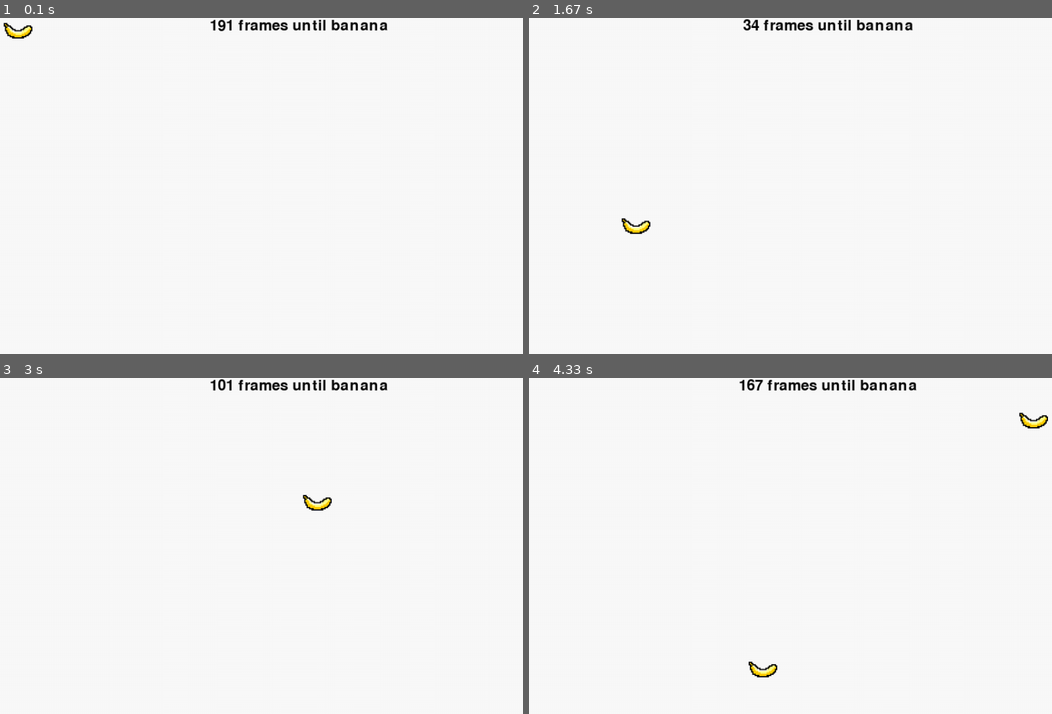
Above: before the commit, frames 1-4 (two rows, left to right).
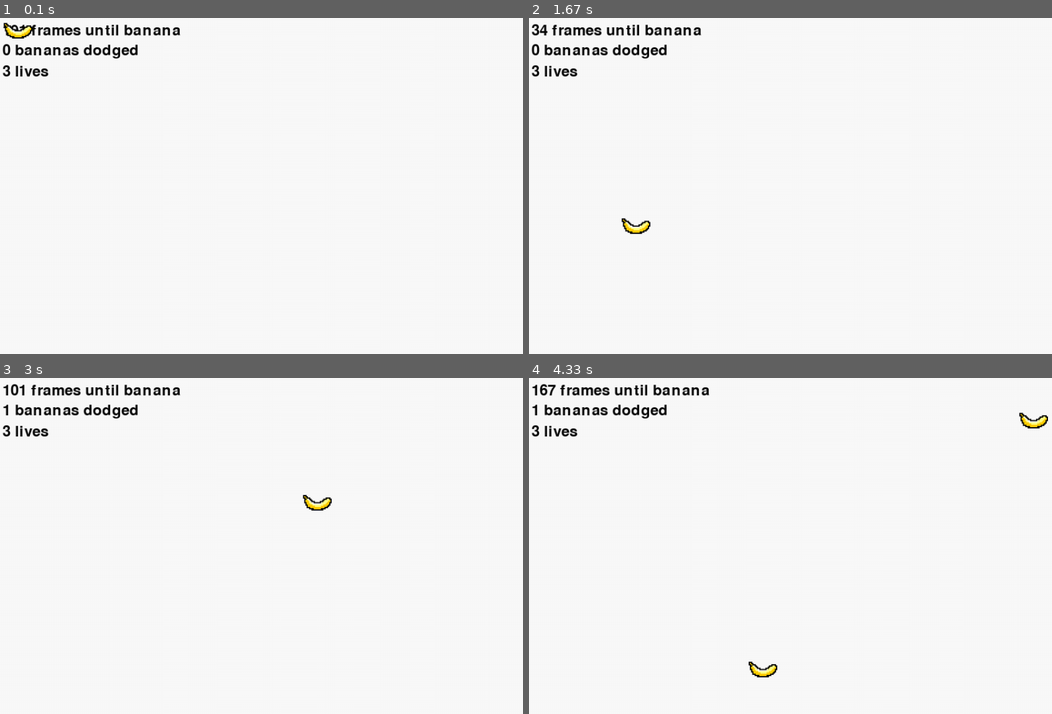
Above: after the commit, the same moments.

Repository: MikeCroall/MyPyGame
Game: pygame game, started from src/main.py
Two runs of this game, one before a commit and one after it. Both use one fixed random seed, a clock stepped at 60 frames per second and the inputs below.
Inputs:
- Up to frame 1 (0.1 s): no input
- Up to frame 2 (1.67 s): no input
- Up to frame 3 (3 s): no input
- Up to frame 4 (4.33 s): no input

The runs differ from the first frame. In frame 1, 1.7% of the frame differs, in the area x 0-75%, y 0-18%; in frame 2, 1.8%; in frame 3, 1.8%; in frame 4, 1.8%.

Commit message:
Multi-label support

Diff:
--- a/src/banana.py
+++ b/src/banana.py
@@ -1,4 +1,4 @@
-import pygame
+import pygame, math
 
 
 class Banana:
@@ -17,11 +17,11 @@
     def get_speed(self):
         return self.speed
 
-    def reverse_x_speed(self):
-        self.speed[0] *= -1
+    def ensure_travel_right(self):
+        self.speed[0] = 1
 
-    def reverse_y_speed(self):
-        self.speed[1] *= -1
+    def ensure_travel_left(self):
+        self.speed[0] = -1
 
     def set_center_pos(self, x, y):
         self.rect.centerx = x
--- /dev/null
+++ b/src/label.py
@@ -0,0 +1,21 @@
+import pygame
+
+
+class Label:
+    def __init__(self, text):
+        self.font = pygame.font.Font(None, 36)
+        self.text = self.font.render(text, 1, (10, 10, 10))
+        self.rect = self.text.get_rect()
+
+    def get_rendered_text(self):
+        return self.text
+
+    def get_rect(self):
+        return self.rect
+
+    def set_text(self, text):
+        self.text = self.font.render(text, 1, (10, 10, 10))
+        self.rect = self.text.get_rect()
+
+    def __str__(self):
+        return "{} - {}".format(self.rect, self.speed)
--- a/src/main.py
+++ b/src/main.py
@@ -6,6 +6,7 @@
         print("Please install pygame - it is a required module!")
         return
     from banana import Banana
+    from label import Label
 
     print("Excellent - pygame is installed and imported!")
     pygame.init()
@@ -14,17 +15,17 @@
     screen = pygame.display.set_mode(size)
     pygame.display.set_caption('Banana dodge v2')
     spawn_rate, frames_until_spawn = 200, 1
+    bananas_dodged, lives = 0, 3
 
     background = pygame.Surface(screen.get_size())
     background = background.convert()
     background.fill((250, 250, 250))
 
-    font = pygame.font.Font(None, 36)
-    text = font.render("Banana dodge v2", 1, (10, 10, 10))
-    textpos = text.get_rect()
-    textpos.centerx = background.get_rect().centerx
-    background.blit(text, textpos)
-
+    labels = [
+        Label("0 frames until banana"),
+        Label("0 bananas dodged"),
+        Label("3 lives")
+    ]
     bananas = []
 
     def spawn_banana():
@@ -32,17 +33,11 @@
         speed = [random.choice([0, 0, 0, -1, 1]), 2]
         bananas.append(Banana(img, int(random.random() * width), 0, speed))
 
-    def print_all_bananas():
-        for b in bananas:
-            print(b)
-
     while True:
         frames_until_spawn -= 1
         if frames_until_spawn <= 0:
             spawn_banana()
             frames_until_spawn = spawn_rate
-            #print("Banana spawn!")
-            #print_all_bananas()
 
         for event in pygame.event.get():
             if event.type == pygame.QUIT:
@@ -55,25 +50,38 @@
         rem = []
         for b in bananas:
             b.move_at_speed()
-            if b.get_rect().left < 0 or b.get_rect().right > width:
-                b.reverse_x_speed()
-            if b.get_rect().top < 0:
-                # do nothing for now - maybe ensure positive y speed?
-                pass
-            elif b.get_rect().top > height:
-                rem.append(b)  # despawn
+            if b.get_rect().left < 0:  # separated to ensure speed doesn't alternate +ve -ve and thus not really change
+                b.ensure_travel_right()
+            elif b.get_rect().right > width:
+                b.ensure_travel_left()
+            if b.get_rect().top > height:
+                rem.append(b)  # despawn because reached bottom
+                bananas_dodged += 1
+
+            # todo test for collision with player
+
         bananas = [b for b in bananas if b not in rem]
 
-        text = font.render("{} frames until banana".format(frames_until_spawn), 1, (10, 10, 10))
-        textpos = text.get_rect()
-        textpos.centerx = background.get_rect().centerx
+        # update labels ready for drawing
+        labels[0].set_text("{} frames until banana".format(frames_until_spawn))
+        labels[1].set_text("{} bananas dodged".format(bananas_dodged))
+        labels[2].set_text("{} lives".format(lives))
+
+        # draw on background
         background.fill((250, 250, 250))
-        background.blit(text, textpos)
+        top = 8
+        for l in labels:
+            l.get_rect().top = top
+            l.get_rect().left = 4
+            background.blit(l.get_rendered_text(), l.get_rect())
+            top += l.get_rect().height + 8
+
+        # draw background on screen then draw on screen in front
         screen.blit(background, (0, 0))
         for b in bananas:
             screen.blit(b.get_img(), b.get_rect())
+
         pygame.display.flip()
-
         time.sleep(0.01)
 
 
